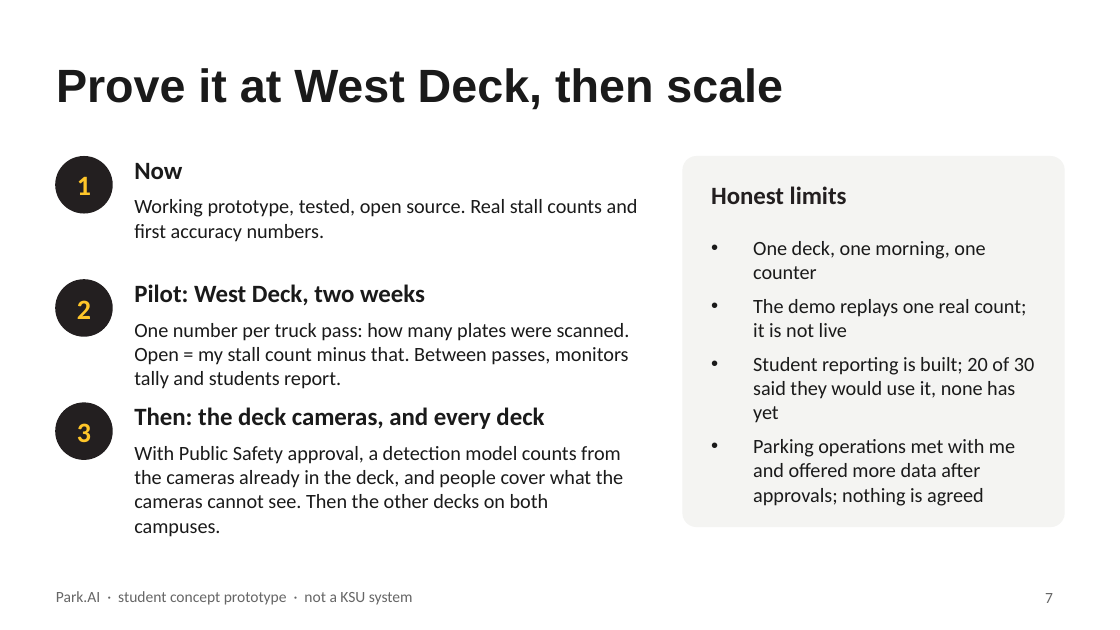
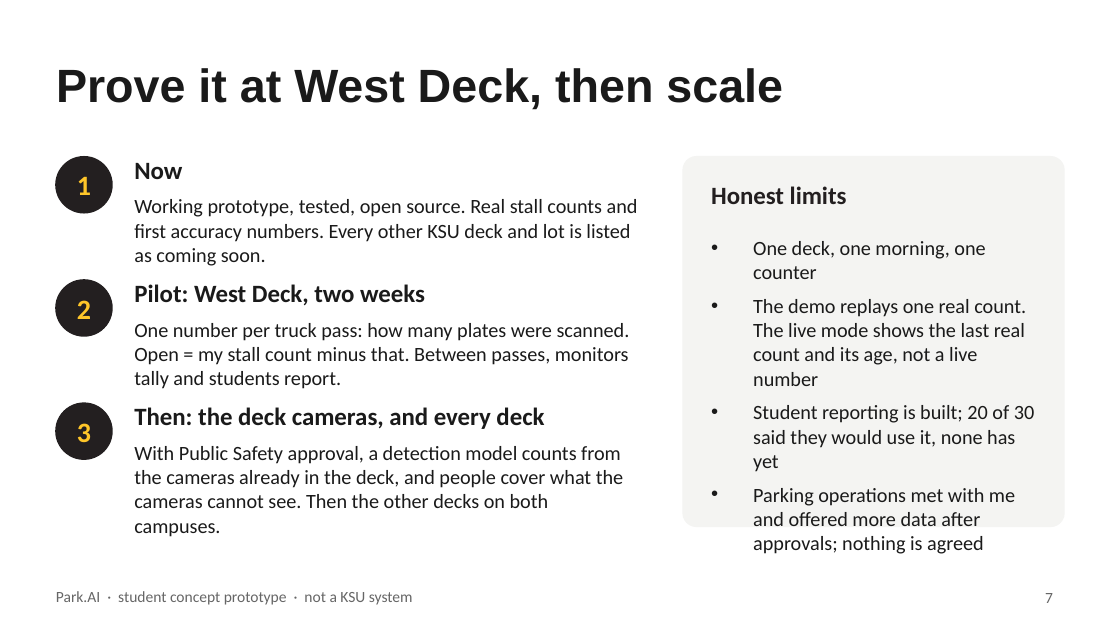
Before and after one commit to boots59/park.ai, a slide deck: slide 7 of submission/Park-AI-pitch-DRAFT.pptx. Drawn at 1120x630 pixels with LibreOffice and Linux fonts; fonts in the diff are those of the drawing. Boxes give left, top, right and bottom in pixels: in the first picture for what was removed or moved away, otherwise in the second. Text is boxed around its words. In the diff, an @@ line names an element or a change of style, - is before the commit and + after.

```diff
--- a/submission/Park-AI-pitch-DRAFT.pptx
+++ b/submission/Park-AI-pitch-DRAFT.pptx
@@ text at [134, 199, 638, 266]: text changed @@
-Working prototype, tested, open source. Real stall counts and first accuracy numbers.
+Working prototype, tested, open source. Real stall counts and first accuracy numbers. Every other KSU deck and lot is listed as coming soon.
@@ text at [753, 299, 1026, 386]: text changed @@
-• The demo replays one real count; it is not live
+• The demo replays one real count. The live mode shows the last real count and its age, not a live number
```
Also in this commit, not shown: 1 other slide changed, 1 other file.
